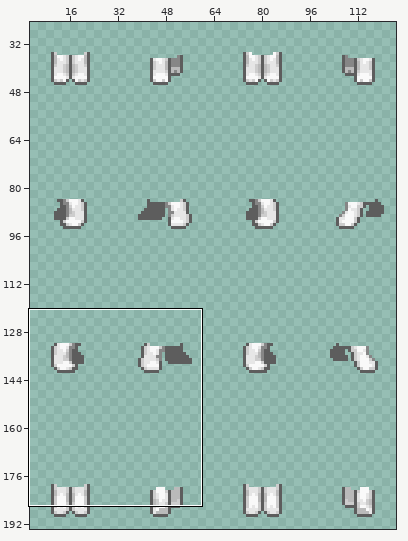
One commit to this sprite sheet: FreshmanRPG/GameClient-desktop/ui-data/pants/pants_white.png. The picture above shows the old version from afar; the outline marks the close-up.
Close-up. The starting point:
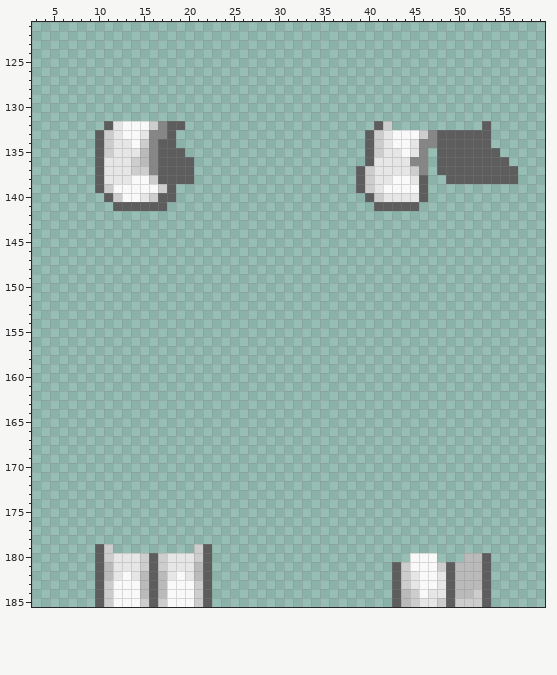
The file is 130x194 pixels. Colours within 5 levels of each other are drawn and written as one. Shown: x 3..59, y 121..185. The wide view leaves out empty margins. The commit also changed other parts of the picture, which this record leaves out.
New version:
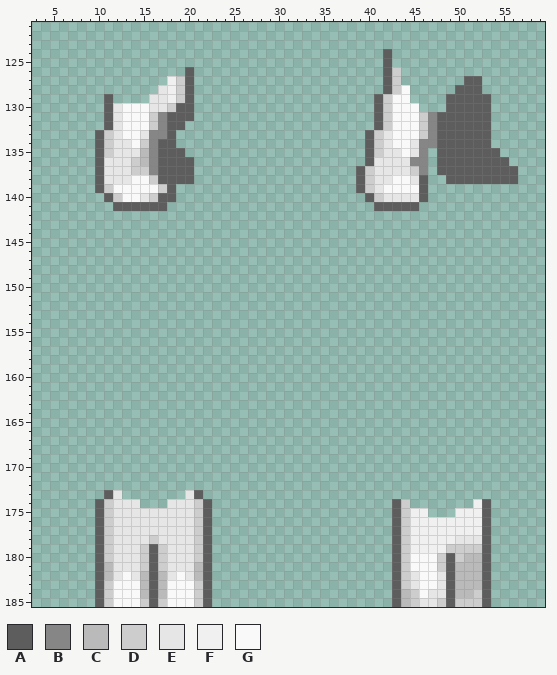
Palette (. is transparent): A #5d5d5d  B #868686  C #bababa  D #cdcdcd  E #e6e6e6  F #f0f0f0  G #f9f9f9
Difference:
The author put colour A in rows 124 to 125 at x 42; in row 126 at x 20 and 42; in row 127 at x 20, 42 and 51 to 52; in row 128 at x 20, 42 and 50 to 52; in row 129 at x 11, 20, 41 and 49 to 53; in row 130 at x 11, 19 to 20, 41 and 49 to 53.
The author put colour A in row 131 at x 11, 18 to 20, 41 and 48 to 53; in row 132 at x 48 to 52; in row 173 at x 11 and 21; in rows 174 to 178 at x 10, 22, 43 and 53; in row 179 at x 16, 43 and 53; in row 180 at x 43 and 49.
The author put colour B in row 131 at x 17 and 47; in row 132 at x 47.
The author put colour D in row 126 at x 43; in rows 127 to 128 at x 19 and 43; in row 129 at x 19 and 42; in row 130 at x 18 and 42; in row 131 at x 16, 42 and 46; in row 132 at x 46.
The author put colour D in rows 174 to 177 at x 11, 21 and 44; in row 178 at x 11, 16, 21 and 44; in row 179 at x 15, 17, 44 and 49 to 52; in row 180 at x 44, 48 and 50.
The author put colour E in row 128 at x 17; in row 129 at x 16 to 17; in row 130 at x 12 and 16 to 17; in row 131 at x 12; in row 173 at x 12 and 20; in row 174 at x 12 to 14 and 18 to 20.
The author put colour E in rows 175 to 177 at x 12 to 20; in row 178 at x 12 to 15, 17 to 20 and 50 to 52; in row 179 at x 12 to 14 and 18 to 20.
The author put colour F in rows 127 to 129 at x 18; in row 174 at x 52; in row 175 at x 45 to 46 and 50 to 52; in rows 176 to 177 at x 45 to 52; in row 178 at x 45 to 49; in row 179 at x 45 to 48.
The author put colour G in row 128 at x 44; in row 129 at x 43 to 44; in rows 130 to 131 at x 13 to 15 and 43 to 45; in row 132 at x 43 to 45.
